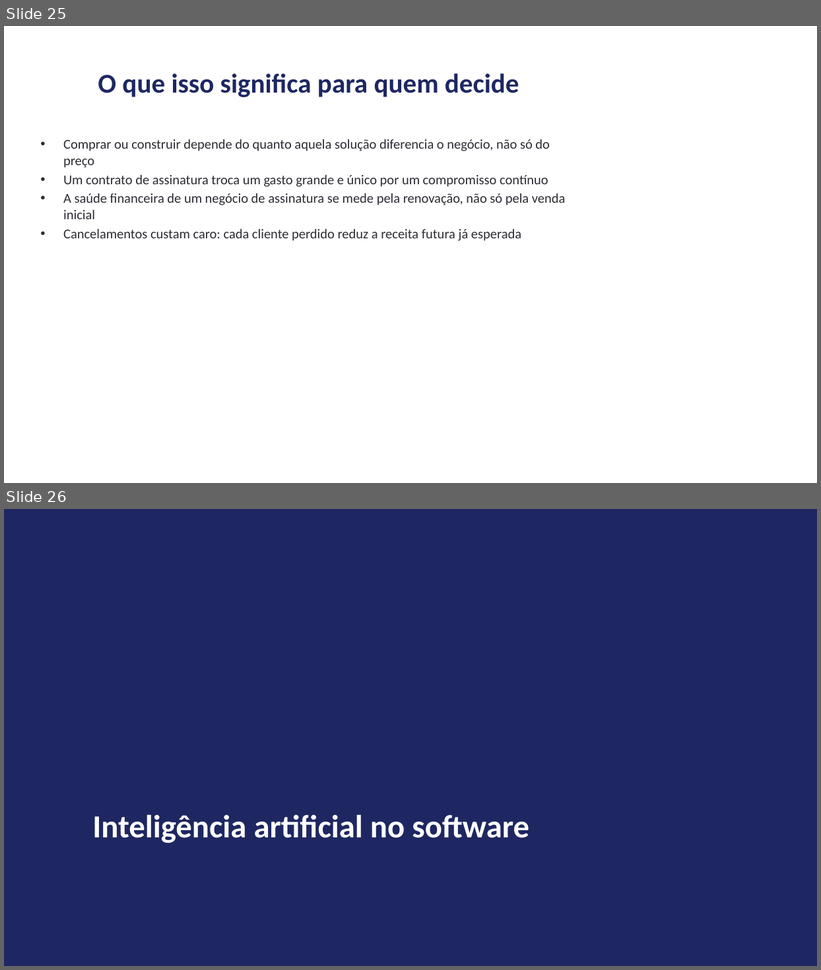
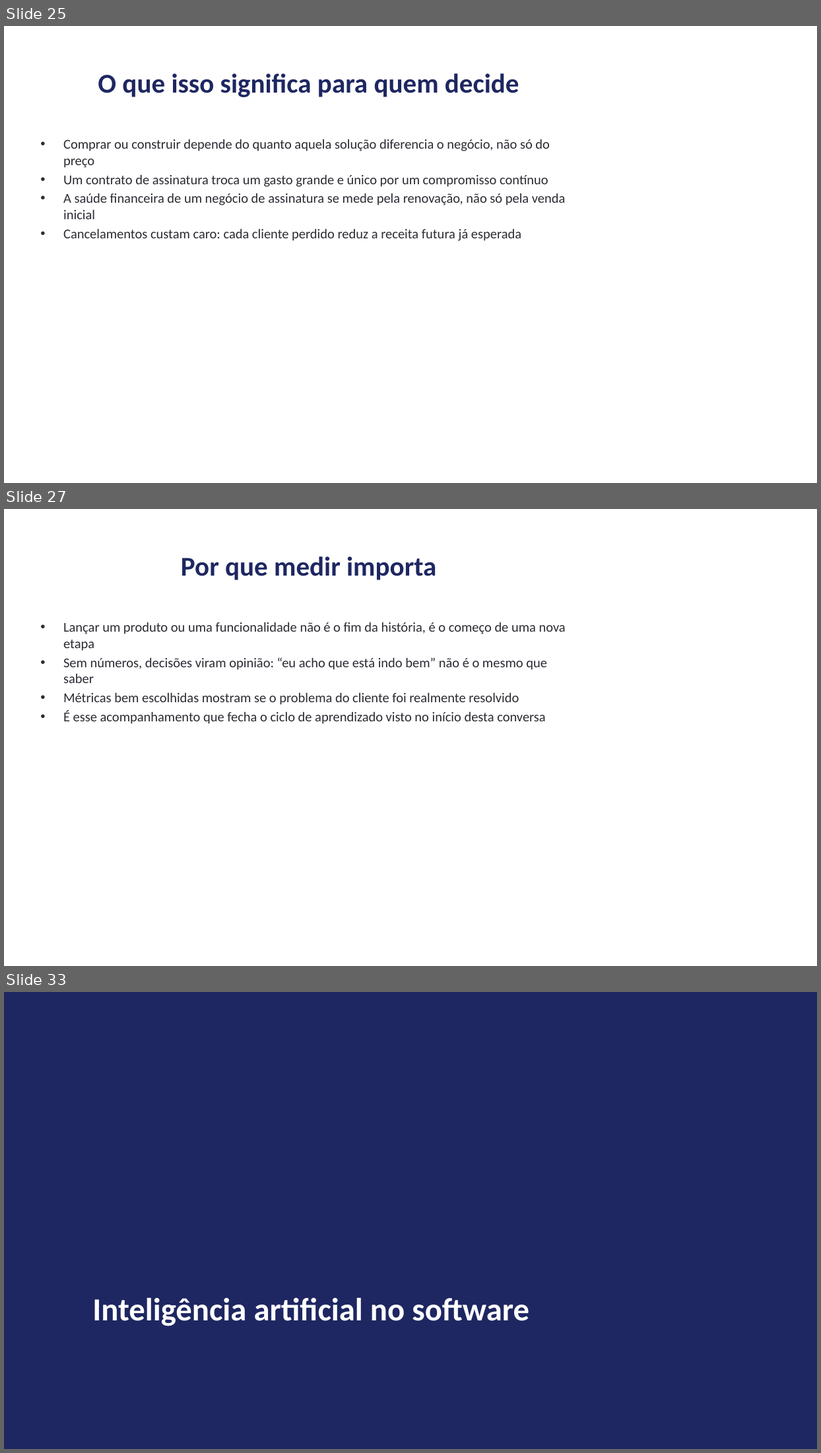
Before and after one commit to andrevberaldo/software-engineering, a slide deck: presentation/apresentacao.pptx. Shown one above the other, each under a label of ours: slides 25 and 26 before the commit, slides 25, 27 and 33 after it; the slides between them are not shown. The pictures are 821x970 and 821x1453 pixels, drawn with LibreOffice and Linux fonts; fonts in the diff are those of the drawing. Boxes give left, top, right and bottom in pixels: in the first picture for what was removed or moved away, otherwise in the second. Text is boxed around its words. In the diff, an @@ line names an element or a change of style, - is before the commit and + after.

```diff
--- a/presentation/apresentacao.pptx
+++ b/presentation/apresentacao.pptx
@@ slide 27 added at (4,509,817,966), background #FFFFFF @@
@@ title added at (181,557,436,580), 32 pt, text #1E2761, bold @@
+Por que medir importa
@@ text added at (63,622,566,724), 16 pt, text #2B2B33 @@
+• Lançar um produto ou uma funcionalidade não é o fim da história, é o começo de uma nova etapa
+• Sem números, decisões viram opinião: “eu acho que está indo bem” não é o mesmo que saber
+• Métricas bem escolhidas mostram se o problema do cliente foi realmente resolvido
+• É esse acompanhamento que fecha o ciclo de aprendizado visto no início desta conversa
@@ what was slide 26 is now slide 33 @@
```
Also in this commit, not shown: 1 slide changed, 6 other slides added, 4 other files.
